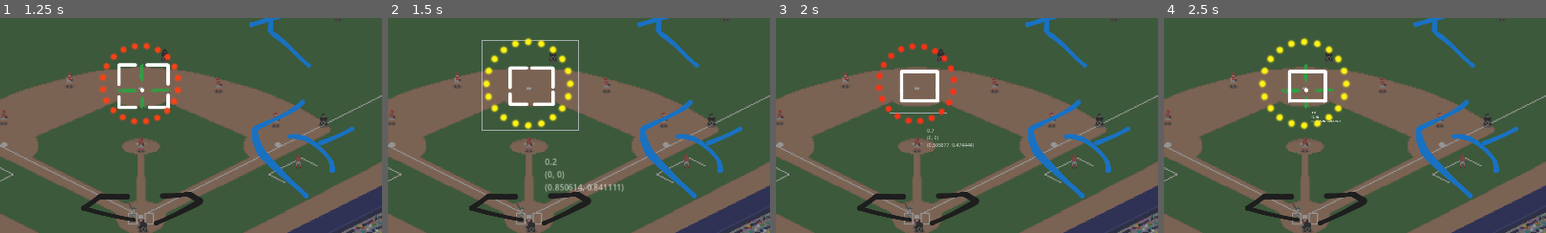
Above: before the commit, frames 1-4 (left to right).
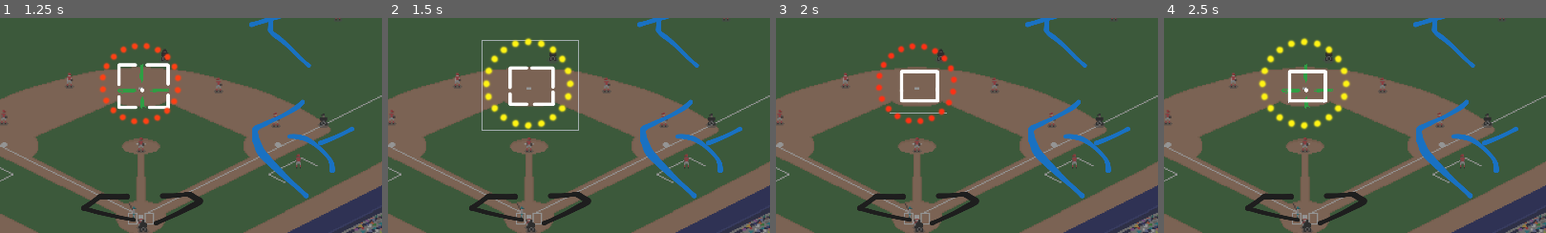
Above: after the commit, the same moments.

Repository: olive20xx/kgj-baseball
Game: Godot game, scene res://src/play_ball.tscn
Same seed, same stepped clock (60 frames per second), same inputs: the game is played once before the commit and once after it.
Inputs:
- Up to frame 1 (1.25 s): tap Enter (ui_accept) at 0.5, 0.77 s; hold Space (swing) from 0.53 s (still down)
- Up to frame 2 (1.5 s): release Space (swing) at 1.28 s; tap Space (swing) at 1.35 s
- Up to frame 3 (2 s): tap Enter (ui_accept) at 1.52 s
- Up to frame 4 (2.5 s): hold Space (swing) from 2.03 s (still down)
The pictures show only the part of the screen within x 32-82%, y 50-100%; the shares and areas given below are measured in that part.

Frame 1 is identical in both runs. In frame 2, 0.5% of the frame differs, in the area x 41-62%, y 65-81%; in frame 3, 0.2%; in frame 4, less than 0.1%.

Commit message:
add different pitches, refactor some functions to use node props instead of parameters

Diff:
--- a/src/cursors/pitcher/pitcher_cursor.gd
+++ b/src/cursors/pitcher/pitcher_cursor.gd
@@ -4,6 +4,23 @@
 signal arrived(shape: CollisionShape2D)
 signal arrival_start(time: float)
 signal pitching
+
+var pitches := {
+	"fastball": {
+		"drift_speed": 100.0,
+		"time_to_arrive": 0.5,
+	},
+	"curveball": {
+		"drift_speed": 300.0,
+		"time_to_arrive": 1.0,
+	},
+	"changeup": {
+		"drift_speed": 300.0,
+		"time_to_arrive": 1.5,
+	},
+}
+
+var selected_pitch: Dictionary = pitches.curveball
 
 var accept_input := true
 
@@ -12,10 +29,6 @@
 @onready var collision_shape: CollisionShape2D = $Area2D/CollisionShape2D
 @onready var crosshair: Sprite2D = $Crosshair
 @onready var crosshair_blink: Blink = $Crosshair/Blink
-# A rectangle that starts as the strike zone, then zooms and moves in
-# until it matches the final position of the square
-# After pitching, it faintly grows back in the direction of the strike zone
-# but fades before it gets there
 
 
 func _input(event: InputEvent) -> void:
@@ -23,10 +36,12 @@
 		return
 
 	if event.is_action_pressed("throw"):
-		pitch(100, 1)
+		pitch()
 
 
-func pitch(drift_speed: float, time_to_arrive: float) -> void:
+func pitch() -> void:
+	var drift_speed: float = selected_pitch.drift_speed
+	var time_to_arrive: float = selected_pitch.time_to_arrive
 	pitching.emit()
 	#freeze
 	accept_input = false
@@ -40,8 +55,7 @@
 	# narrow square
 	arrival_start.emit(time_to_arrive)
 	crosshair.modulate.a = 0.0
-	var time_to_tight := 0.5
-	var tween := pitcher_square.tighten_it_up_there_boys(time_to_tight)
+	var tween := pitcher_square.tighten_it_up_there_boys()
 	await tween.finished
 	# allow limited movement after the throw
 	accept_input = true
--- a/src/cursors/pitcher/square.gd
+++ b/src/cursors/pitcher/square.gd
@@ -31,7 +31,8 @@
 	return tween
 
 
-func tighten_it_up_there_boys(time: float) -> Tween:
+func tighten_it_up_there_boys() -> Tween:
+	var time := 0.5
 	var rads := deg_to_rad(45)
 	tween = create_tween().set_parallel()
 	tween.tween_property(top_left, "position", Vector2.from_angle(rads) * dist_to_tight, time).as_relative()
--- a/src/play_ball.gd
+++ b/src/play_ball.gd
@@ -1,10 +1,9 @@
 extends Node2D
 
 ## TODO:
-# 1 - animate the strikezone square
-# 2 - track swing timing
-# 3 - make the sequence of play
-# 4 - create 4 different pitches
+# 2 - make the sequence of play
+# 3 - track swing timing
+# 4 - pitches with different X and Y drifts
 # 5 - strike zone fun
 #	   - random shapes
 #      - moving strike zone!
--- a/src/rectangle2d.gd
+++ b/src/rectangle2d.gd
@@ -19,7 +19,7 @@
 
 var is_animating := false
 var elapsed_time := 0.0
-var anim_duration: float = 1.0
+var anim_duration: float
 var target_scale: Vector2
 var target_position: Vector2
 
@@ -38,7 +38,6 @@
 		elapsed_time += delta
 		position = position.move_toward(target_position, position_delta)
 		scale = scale.move_toward(target_scale, scale_delta)
-		$Label.text = str(elapsed_time).pad_decimals(1) + "\n" + str(position) + "\n" + str(scale)
 
 	if elapsed_time >= anim_duration:
 		is_animating = false
